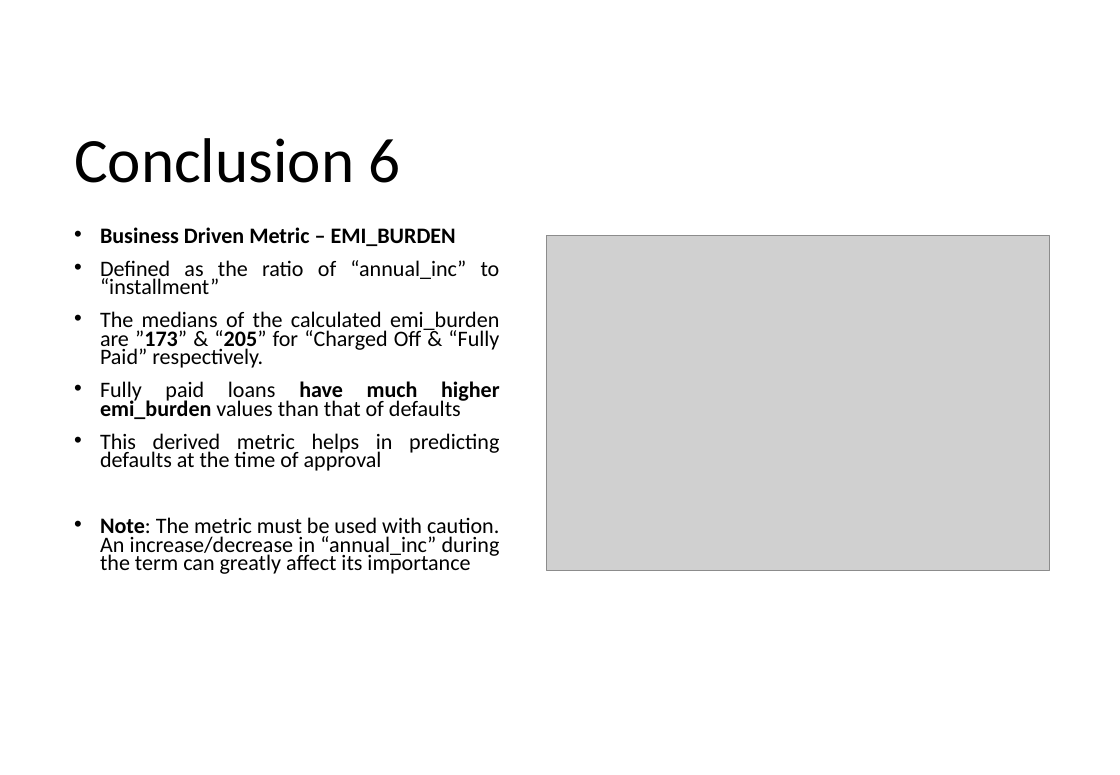
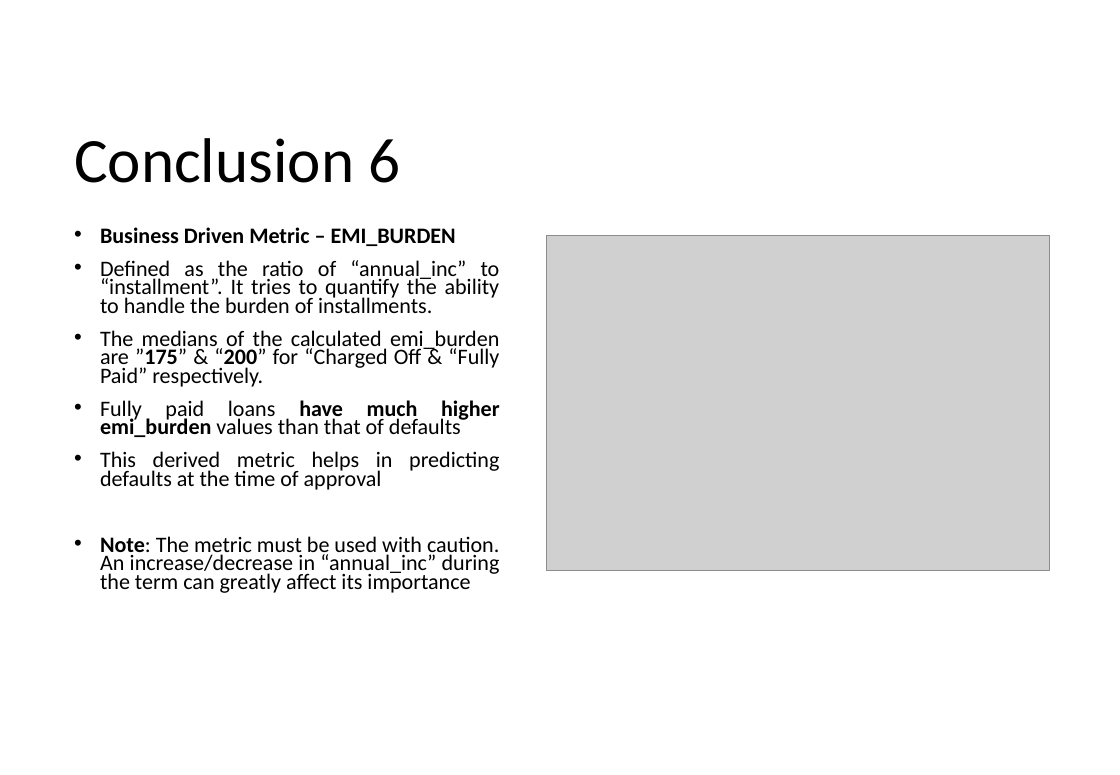
Before and after one commit to krishnajiraoh/upGrad_lending_club_case_study, a slide deck: slide 7 of Insights.pptx. Drawn at 1120x775 pixels with LibreOffice and Linux fonts; fonts in the diff are those of the drawing; grey boxes stand for pictures. Boxes give left, top, right and bottom in pixels: in the first picture for what was removed or moved away, otherwise in the second. Text is boxed around its words. In the diff, an @@ line names an element or a change of style, - is before the commit and + after.

```diff
--- a/Insights.pptx
+++ b/Insights.pptx
@@ text at (100, 260, 500, 387): text changed @@
-• Defined as the ratio of “annual_inc” to “installment”
-• The medians of the calculated emi_burden are ”173” & “205” for “Charged Off & “Fully Paid” respectively.
+• Defined as the ratio of “annual_inc” to “installment”. It tries to quantify the ability to handle the burden of installments.
+• The medians of the calculated emi_burden are ”175” & “200” for “Charged Off & “Fully Paid” respectively.
```
